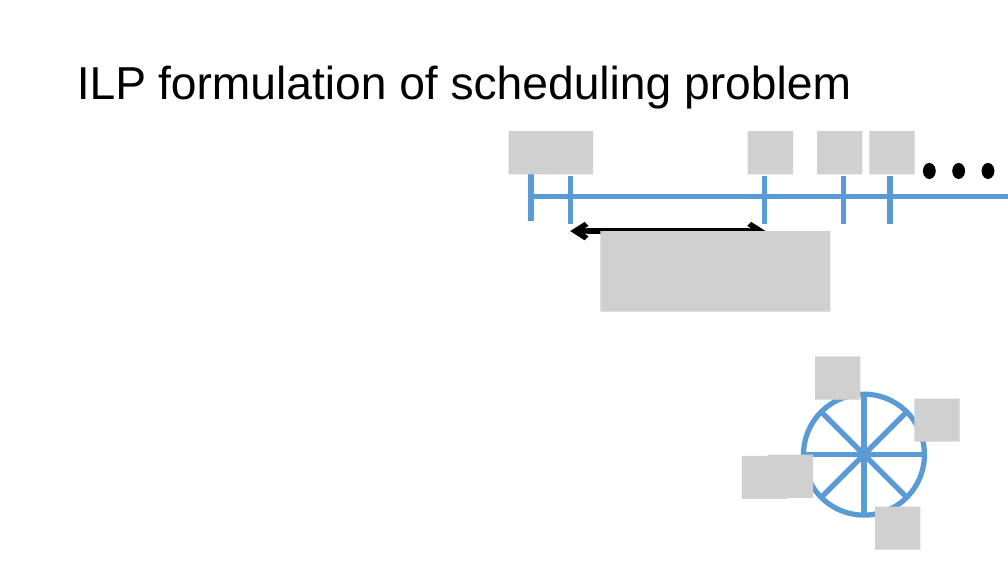
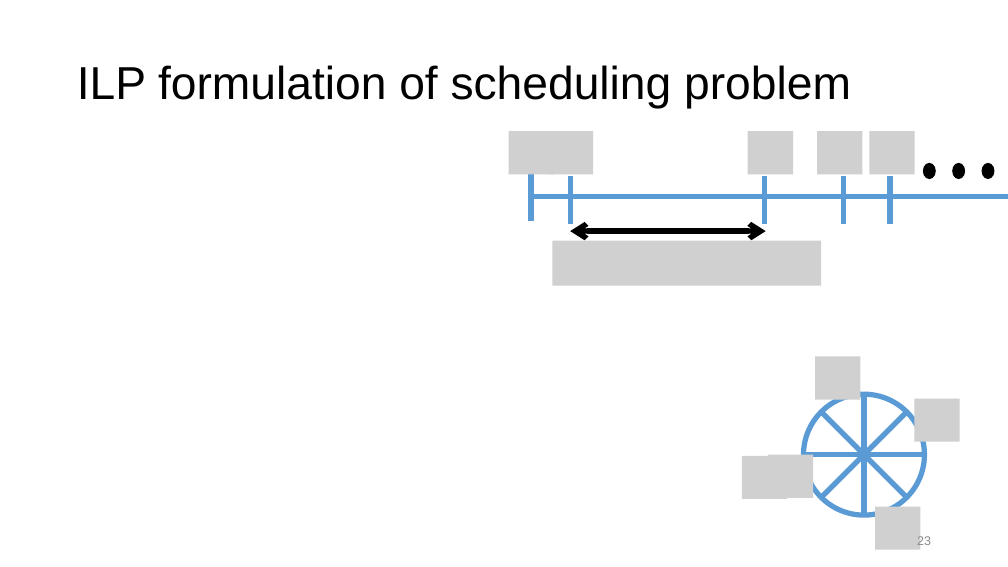
Before and after one commit to anirudhSK/drmt_talk, a slide deck: slide 23 of drmt.pptx (slide 26 before the commit). Drawn at 1008x567 pixels with LibreOffice and Linux fonts; fonts in the diff are those of the drawing; grey boxes stand for pictures. Boxes give left, top, right and bottom in pixels: in the first picture for what was removed or moved away, otherwise in the second. Text is boxed around its words. In the diff, an @@ line names an element or a change of style, - is before the commit and + after.

```diff
--- a/drmt.pptx
+++ b/drmt.pptx
@@ picture: place and size @@
-picture at <box>600,231,830,312</box>
+picture at <box>553,240,822,285</box>
@@ page number added at <box>917,536,931,545</box>, 12 pt, text #8C8C8C @@
+23
```
Also in this commit, not shown: 19 other slides changed, 6 slides added, 13 slides removed, 2 other files.
